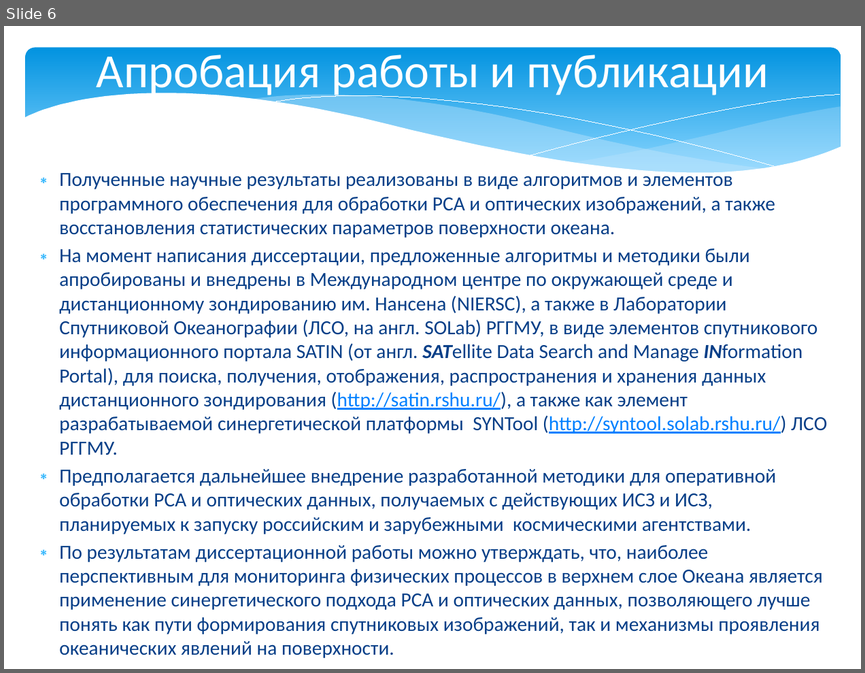
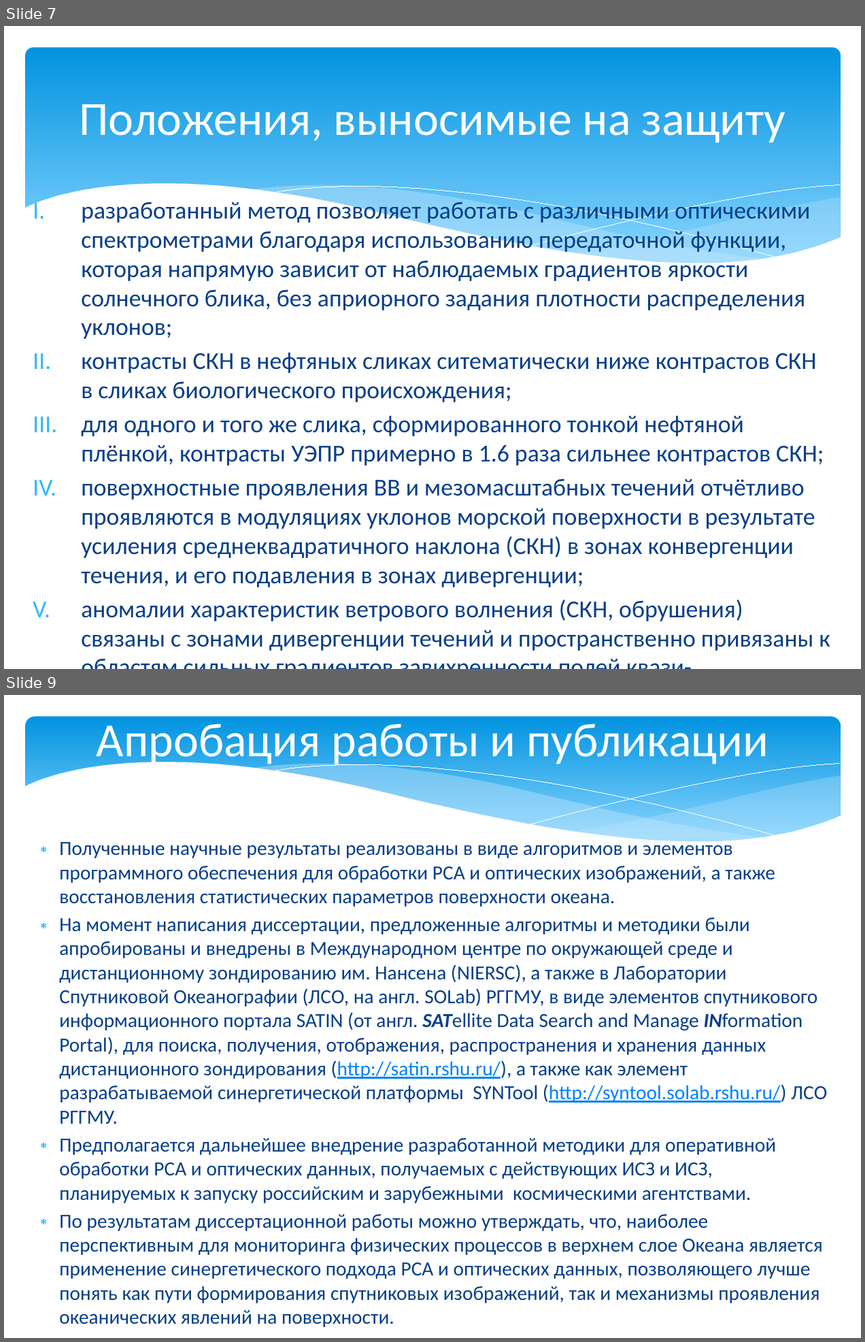
Before and after one commit to magican/Disser, a slide deck: Мясоедов_2014.pptx. Shown one above the other, each under a label of ours: slide 6 before the commit, slides 7 and 9 after it; the slides between them are not shown. The pictures are 865x673 and 865x1342 pixels, drawn with LibreOffice and Linux fonts; fonts in the diff are those of the drawing. Boxes give left, top, right and bottom in pixels: in the first picture for what was removed or moved away, otherwise in the second. Text is boxed around its words. In the diff, an @@ line names an element or a change of style, - is before the commit and + after.

```diff
--- a/Мясоедов_2014.pptx
+++ b/Мясоедов_2014.pptx
@@ slide 7 added at (4,26,861,669), background #FFFFFF @@
@@ rounded rectangle added at (26,48,840,279), fill gradient #0293E0 to #83D3FE @@
@@ title added at (79,104,785,143), 40 pt, text #FFFFFF @@
+Положения, выносимые на защиту
@@ group added at (24,184,841,308): 5 freeform shapes @@
@@ text added at (81,198,830,650), 20.4 pt, text #073E87 @@
+I. разработанный метод позволяет работать с различными оптическими спектрометрами благодаря использованию передаточной функции, которая напрямую зависит от наблюдаемых градиентов яркости солнечного блика, без априорного задания плотности распределения уклонов;
+II. контрасты СКН в нефтяных сликах ситематически ниже контрастов СКН в сликах биологического происхождения;
+III. для одного и того же слика, сформированного тонкой нефтяной плёнкой, контрасты УЭПР примерно в 1.6 раза сильнее контрастов СКН;
+IV. поверхностные проявления ВВ и мезомасштабных течений отчётливо проявляются в модуляциях уклонов морской поверхности в результате усиления среднеквадратичного наклона (СКН) в зонах конвергенции течения, и его подавления в зонах дивергенции;
+V. аномалии характеристик ветрового волнения (СКН, обрушения) связаны с зонами дивергенции течений и пространственно привязаны к областям сильных градиентов завихренности полей квази-геострофических течений.
@@ what was slide 6 is now slide 9 @@
```
Also in this commit, not shown: 2 slides changed, 5 other slides added, 2 slides removed, 4 other files.
